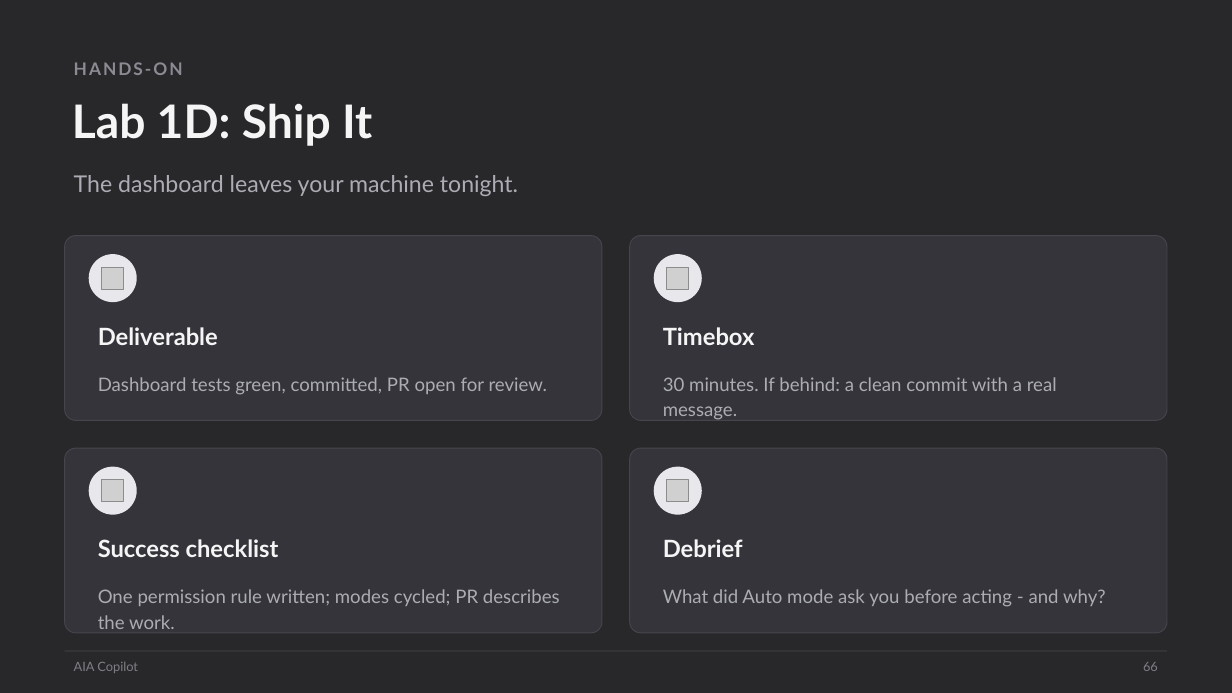
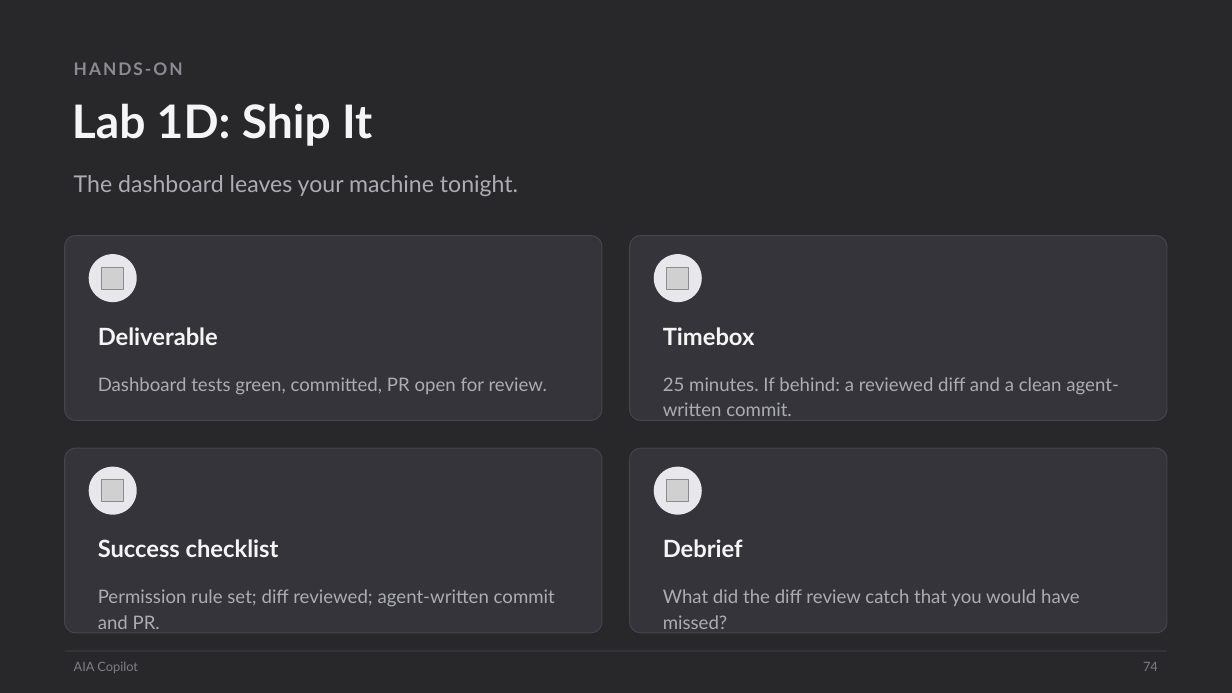
Before and after one commit to scottrhay/AIA-ClaudeCopilot, a slide deck: slide 74 of claude-code-3day/slides/Day1_Claude_Code_Fundamentals.pptx (slide 66 before the commit). Drawn at 1232x693 pixels with LibreOffice and Linux fonts; fonts in the diff are those of the drawing; grey boxes stand for pictures. Boxes give left, top, right and bottom in pixels: in the first picture for what was removed or moved away, otherwise in the second. Text is boxed around its words. In the diff, an @@ line names an element or a change of style, - is before the commit and + after.

```diff
--- a/claude-code-3day/slides/Day1_Claude_Code_Fundamentals.pptx
+++ b/claude-code-3day/slides/Day1_Claude_Code_Fundamentals.pptx
@@ text at <box>663,377,1119,416</box>: text changed @@
-30 minutes. If behind: a clean commit with a real message.
+25 minutes. If behind: a reviewed diff and a clean agent-written commit.
@@ text at <box>98,589,555,629</box>: text changed @@
-One permission rule written; modes cycled; PR describes the work.
+Permission rule set; diff reviewed; agent-written commit and PR.
@@ text at <box>663,589,1080,629</box>: text changed @@
-What did Auto mode ask you before acting - and why?
+What did the diff review catch that you would have missed?
@@ text at <box>1143,662,1158,671</box>: text changed @@
-66
+74
```
Also in this commit, not shown: 63 other slides changed, 11 slides added, 3 slides removed, 15 other files.
